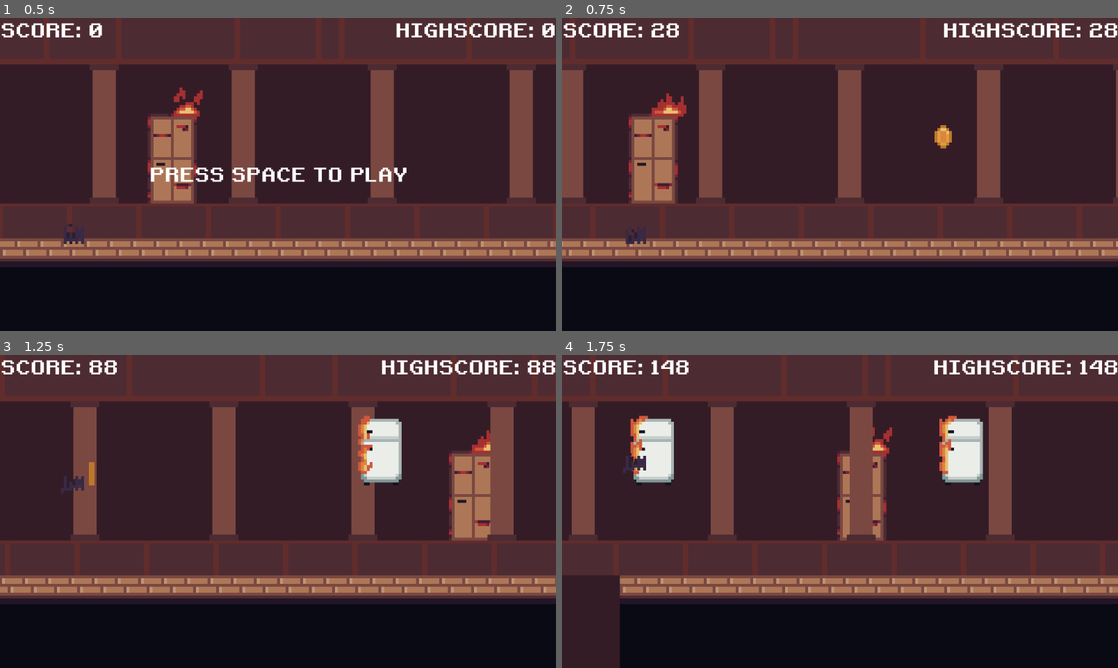
Above: before the commit, frames 1-4 (two rows, left to right).
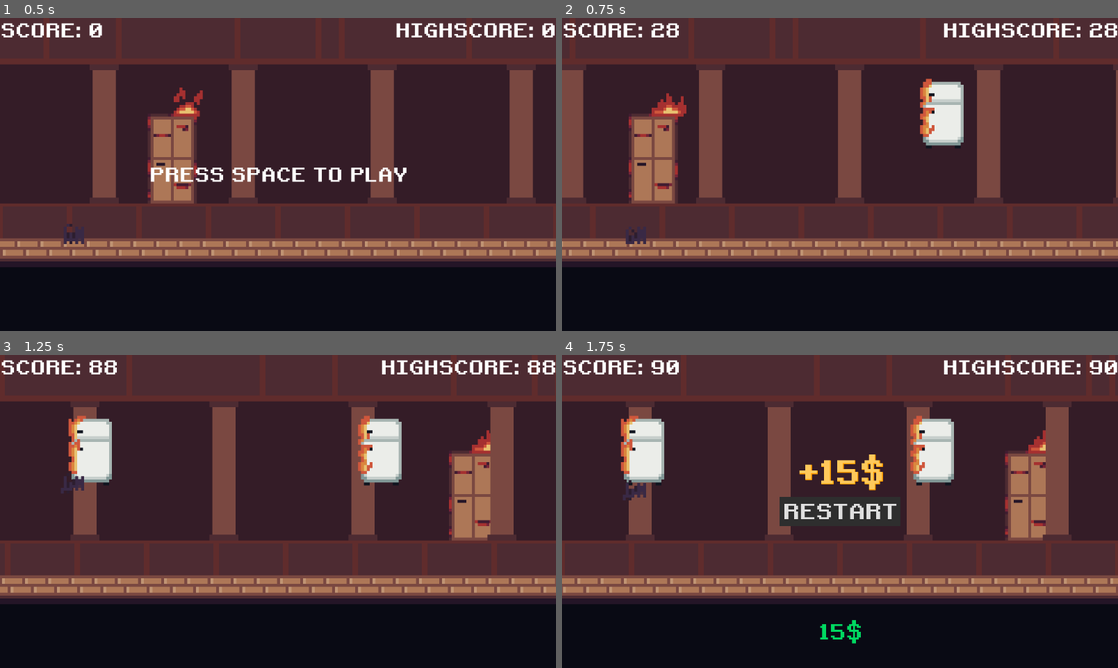
Above: after the commit, the same moments.

Repository: kurushimee/run-for-it
Game: Godot game, scene res://scenes/main.tscn
The game is run twice, just before and just after one commit, with the same random seed, the same clock (stepped at 60 frames per second) and the same inputs.
Inputs:
- Up to frame 1 (0.5 s): no input
- Up to frame 2 (0.75 s): tap Space (jump) at 0.5 s
- Up to frame 3 (1.25 s): tap Space (jump) at 0.77 s
- Up to frame 4 (1.75 s): tap Space (jump) at 1.52 s

Frame 1 is identical in both runs. In frame 2, 1.6% of the frame differs, in the area x 64-73%, y 19-42%; in frame 3, 1.6%; in frame 4, 26%, in the area x 0-100%, y 1-100%.

Commit message:
Add chairs

Diff:
--- a/scenes/main.tscn
+++ b/scenes/main.tscn
@@ -6,13 +6,14 @@
 [ext_resource type="PackedScene" uid="uid://w3a6bldv8nuf" path="res://scenes/objects/fridge.tscn" id="2_3ln0l"]
 [ext_resource type="PackedScene" uid="uid://dfcsh5b7ftcru" path="res://scenes/player.tscn" id="2_rrhh7"]
 [ext_resource type="PackedScene" uid="uid://cmoxx3oim36xs" path="res://scenes/objects/coin.tscn" id="3_56a6i"]
+[ext_resource type="PackedScene" uid="uid://so22h6q30vhj" path="res://scenes/objects/chair.tscn" id="4_yw5a7"]
 [ext_resource type="PackedScene" uid="uid://b2ygwns5dr211" path="res://scenes/ui/hud.tscn" id="5_mo7pu"]
 [ext_resource type="PackedScene" uid="uid://bxnp1o7kn7eyn" path="res://scenes/ui/game_over.tscn" id="7_1koxl"]
 [ext_resource type="PackedScene" uid="uid://c0waeo1kbmicg" path="res://scenes/ui/running_music.tscn" id="8_i004v"]
 
 [node name="Main" type="Node"]
 script = ExtResource("1_dejiq")
-available_obstacles = Array[PackedScene]([ExtResource("2_3ln0l"), ExtResource("3_56a6i")])
+available_obstacles = Array[PackedScene]([ExtResource("2_3ln0l"), ExtResource("3_56a6i"), ExtResource("4_yw5a7")])
 
 [node name="Background" parent="." instance=ExtResource("1_6icab")]
 
--- /dev/null
+++ b/scenes/objects/chair.tscn
@@ -0,0 +1,59 @@
+[gd_scene load_steps=9 format=3 uid="uid://so22h6q30vhj"]
+
+[ext_resource type="Script" path="res://scripts/items/obstacle.gd" id="1_w2dec"]
+[ext_resource type="Texture2D" uid="uid://b618od7kilidc" path="res://assets/sprites/obstacles/chair.png" id="2_fl8vn"]
+[ext_resource type="PackedScene" uid="uid://yo4sexddq263" path="res://scenes/ui/random_fire.tscn" id="3_226xx"]
+
+[sub_resource type="AtlasTexture" id="AtlasTexture_gv0f6"]
+atlas = ExtResource("2_fl8vn")
+region = Rect2(0, 0, 8, 16)
+
+[sub_resource type="AtlasTexture" id="AtlasTexture_igsk2"]
+atlas = ExtResource("2_fl8vn")
+region = Rect2(8, 0, 8, 16)
+
+[sub_resource type="AtlasTexture" id="AtlasTexture_ueprb"]
+atlas = ExtResource("2_fl8vn")
+region = Rect2(16, 0, 8, 16)
+
+[sub_resource type="SpriteFrames" id="SpriteFrames_x33wu"]
+animations = [{
+"frames": [{
+"duration": 1.0,
+"texture": SubResource("AtlasTexture_gv0f6")
+}, {
+"duration": 1.0,
+"texture": SubResource("AtlasTexture_igsk2")
+}, {
+"duration": 1.0,
+"texture": SubResource("AtlasTexture_ueprb")
+}],
+"loop": true,
+"name": &"burn",
+"speed": 5.0
+}]
+
+[sub_resource type="RectangleShape2D" id="RectangleShape2D_6aj2d"]
+size = Vector2(48, 78)
+
+[node name="Chair" type="Area2D"]
+script = ExtResource("1_w2dec")
+
+[node name="AnimatedSprite2D" type="AnimatedSprite2D" parent="."]
+scale = Vector2(6, 6)
+sprite_frames = SubResource("SpriteFrames_x33wu")
+animation = &"burn"
+autoplay = "burn"
+
+[node name="Sprite2D" type="Sprite2D" parent="."]
+visible = false
+scale = Vector2(6, 6)
+texture = ExtResource("2_fl8vn")
+region_enabled = true
+region_rect = Rect2(0, 0, 8, 16)
+
+[node name="CollisionShape2D" type="CollisionShape2D" parent="."]
+position = Vector2(0, 9)
+shape = SubResource("RectangleShape2D_6aj2d")
+
+[node name="RandomFire" parent="." instance=ExtResource("3_226xx")]
Binary file added: assets/sprites/obstacles/chair.png
Not shown, added: assets/sprites/obstacles/chair.png.import
Not shown: 1 places in scenes/main.tscn that only renumber resources
